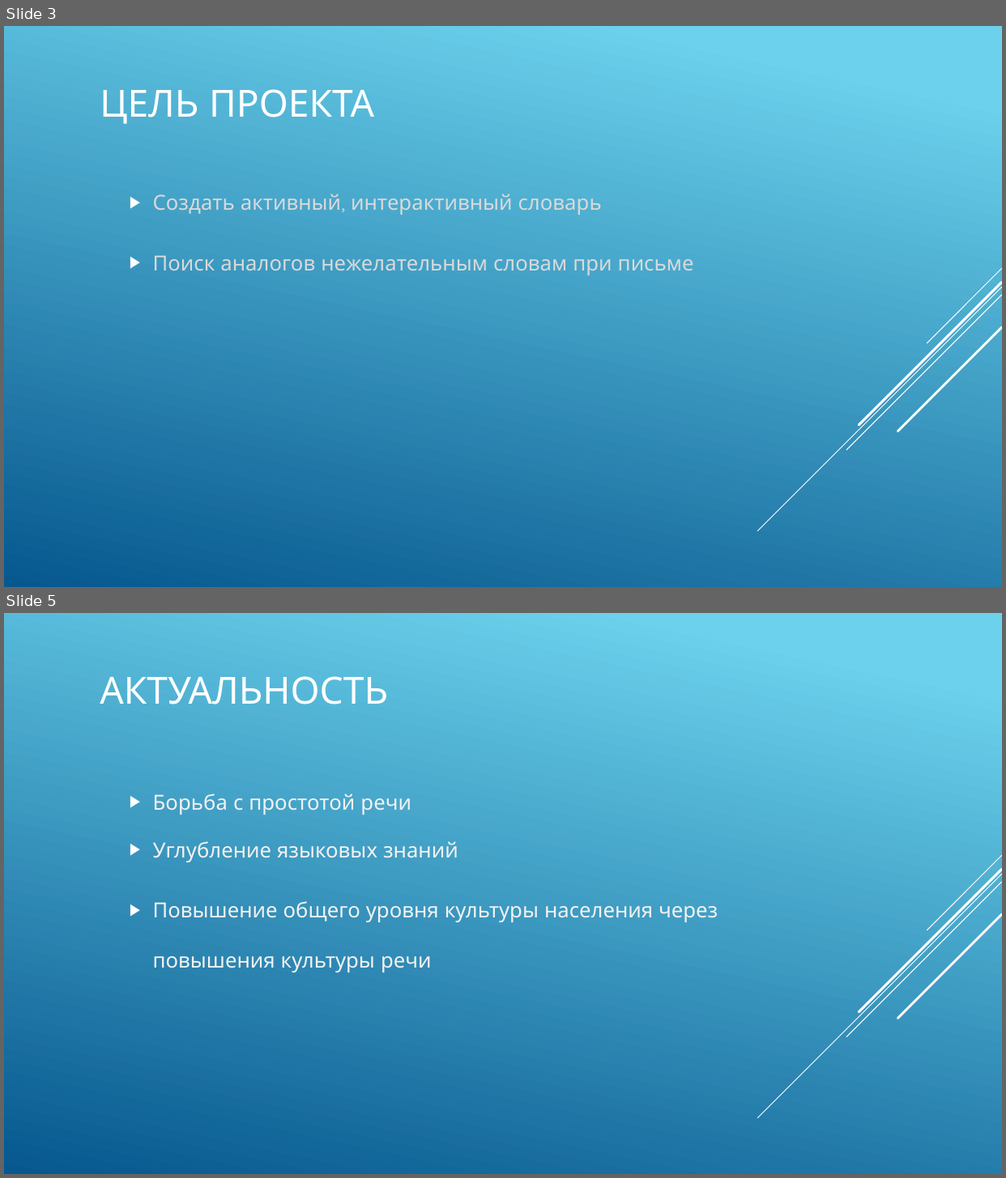
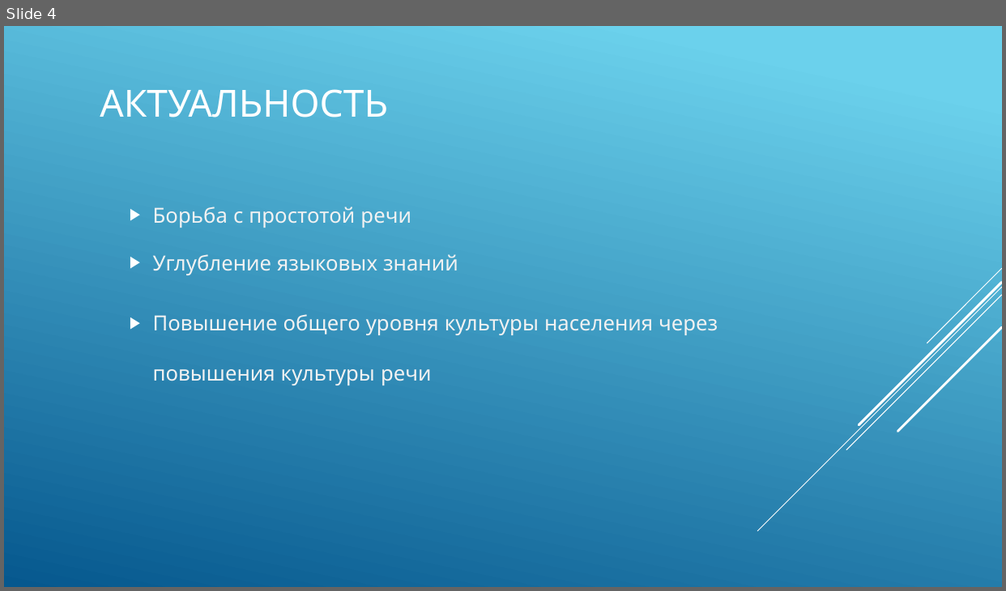
Before and after one commit to Lerika123/verbalize, a slide deck: СловоВед.pptx. Shown one above the other, each under a label of ours: slides 3 and 5 before the commit, slide 4 after it; the slides between them are not shown. The pictures are 1006x1178 and 1006x591 pixels, drawn with LibreOffice and Linux fonts; fonts in the diff are those of the drawing. Boxes give left, top, right and bottom in pixels: in the first picture for what was removed or moved away, otherwise in the second. Text is boxed around its words. In the diff, an @@ line names an element or a change of style, - is before the commit and + after.

```diff
--- a/СловоВед.pptx
+++ b/СловоВед.pptx
@@ slide 3 removed at bbox=[4, 26, 1002, 587], background gradient #6ED2EB to #06588E; not listed: 5 template elements that a slide beside it also shows @@
@@ title removed at bbox=[100, 89, 374, 124] @@
-ЦЕЛЬ ПРОЕКТА
@@ text removed at bbox=[153, 194, 694, 275] @@
-▶ Создать активный, интерактивный словарь
-▶ Поиск аналогов нежелательным словам при письме
@@ what was slide 5 is now slide 4 @@
```
Also in this commit, not shown: 6 slides changed.
